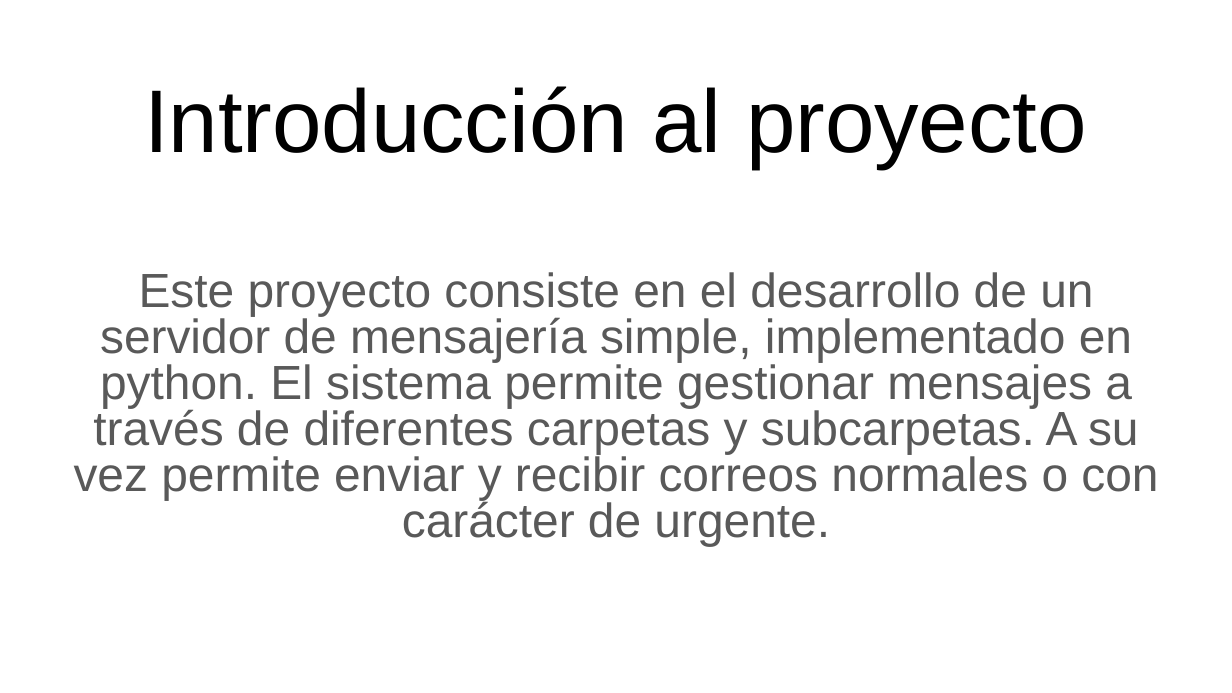
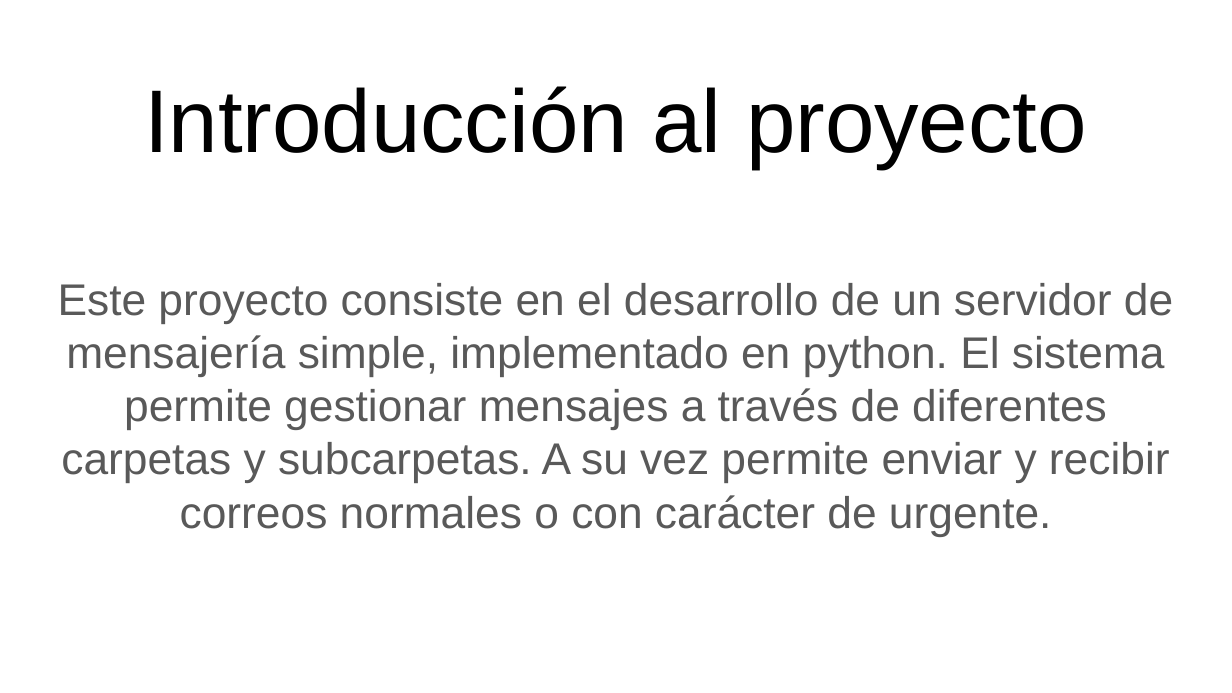
Before and after one commit to Lucasfv12/ServidorCorreo, a slide deck: slide 2 of docs/Trabajo práctico integrador.pptx. Drawn at 1232x693 pixels with LibreOffice and Linux fonts; fonts in the diff are those of the drawing. Boxes give left, top, right and bottom in pixels: in the first picture for what was removed or moved away, otherwise in the second. Text is boxed around its words. In the diff, an @@ line names an element or a change of style, - is before the commit and + after.

```diff
--- a/docs/Trabajo práctico integrador.pptx
+++ b/docs/Trabajo práctico integrador.pptx
@@ subtitle "Este proyecto consiste en el ..." at (58, 283, 1173, 536): size 28 to 25.9 pt; line spacing 0.8 to 1 @@
```
Also in this commit, not shown: 1 other slide changed, 3 slides added, 1 other file.
